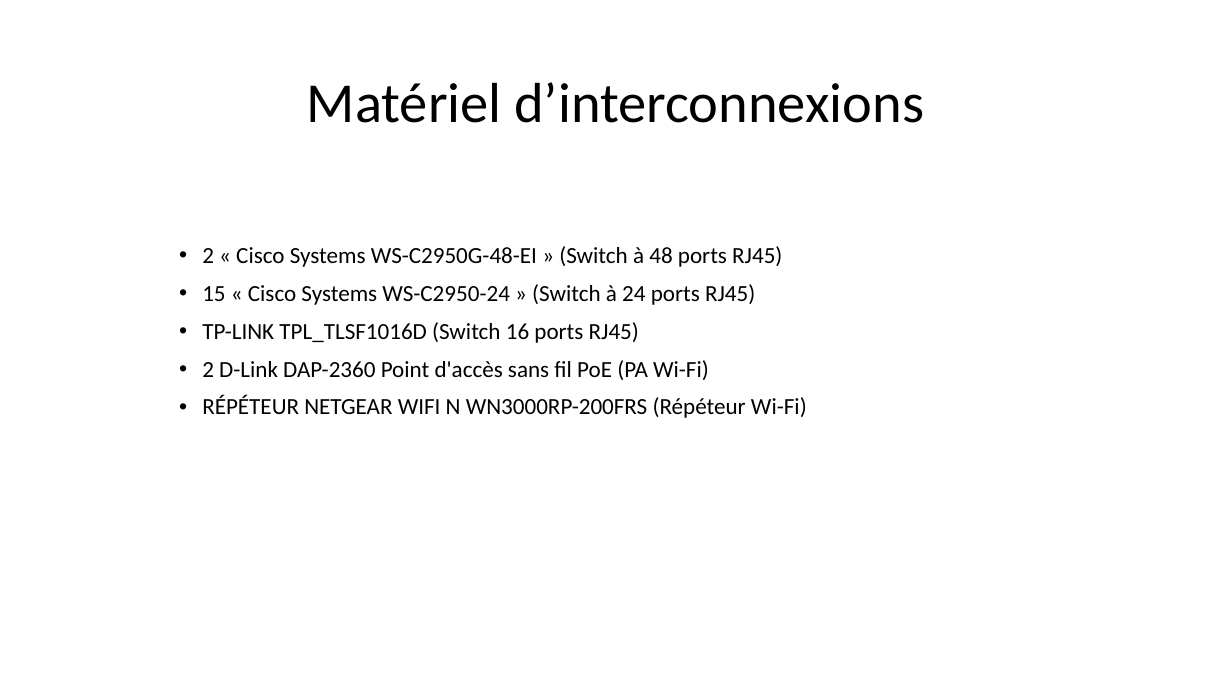
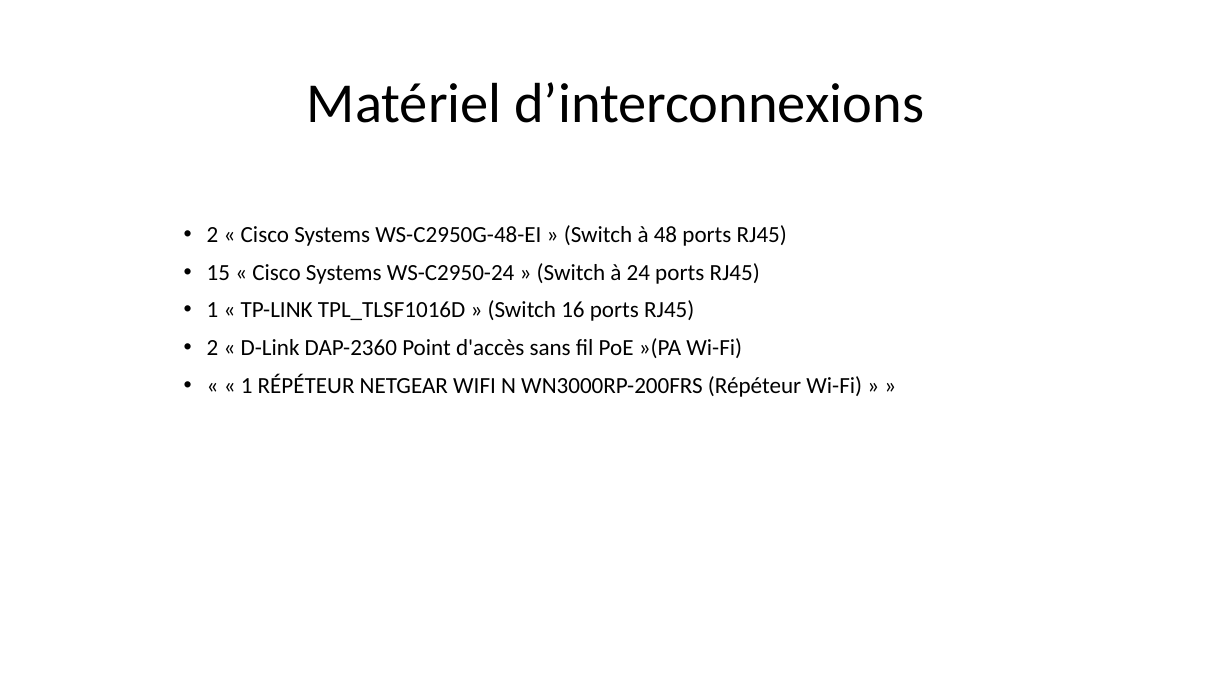
Before and after one commit to Exia-Jellyfish/UE-2-Ces-Esport-GRP1, a slide deck: slide 3 of Projet_Réseau/Projet 2.pptx. Drawn at 1232x693 pixels with LibreOffice and Linux fonts; fonts in the diff are those of the drawing. Boxes give left, top, right and bottom in pixels: in the first picture for what was removed or moved away, otherwise in the second. Text is boxed around its words. In the diff, an @@ line names an element or a change of style, - is before the commit and + after.

```diff
--- a/Projet_Réseau/Projet 2.pptx
+++ b/Projet_Réseau/Projet 2.pptx
@@ text "2 « Cisco Systems WS-C2950G-48-EI ..." moved from (x1=202, y1=246, x2=807, y2=418) to (x1=207, y1=225, x2=862, y2=397) @@
@@ text at (x1=207, y1=300, x2=862, y2=397): text changed @@
-• TP-LINK TPL_TLSF1016D (Switch 16 ports RJ45)
-• 2 D-Link DAP-2360 Point d'accès sans fil PoE (PA Wi-Fi)
-• RÉPÉTEUR NETGEAR WIFI N WN3000RP-200FRS (Répéteur Wi-Fi)
+• 1 « TP-LINK TPL_TLSF1016D » (Switch 16 ports RJ45)
+• 2 « D-Link DAP-2360 Point d'accès sans fil PoE »(PA Wi-Fi)
+• « « 1 RÉPÉTEUR NETGEAR WIFI N WN3000RP-200FRS (Répéteur Wi-Fi) » »
```
Also in this commit, not shown: 1 slide added, 1 slide removed.
